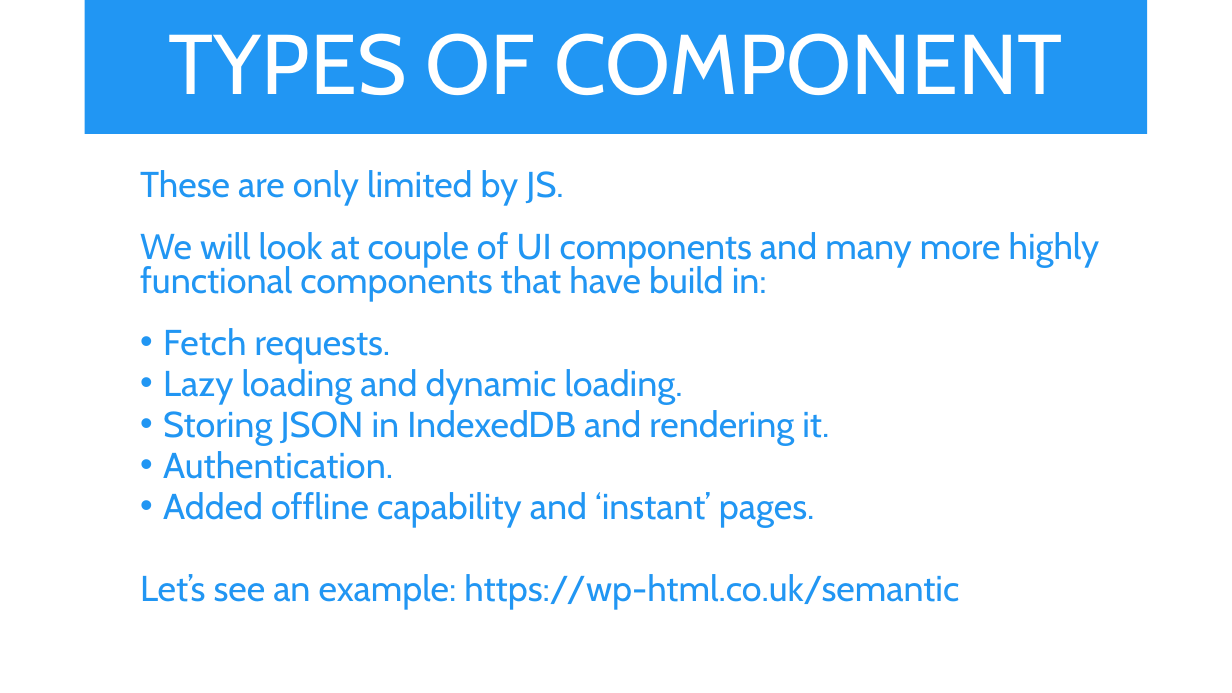
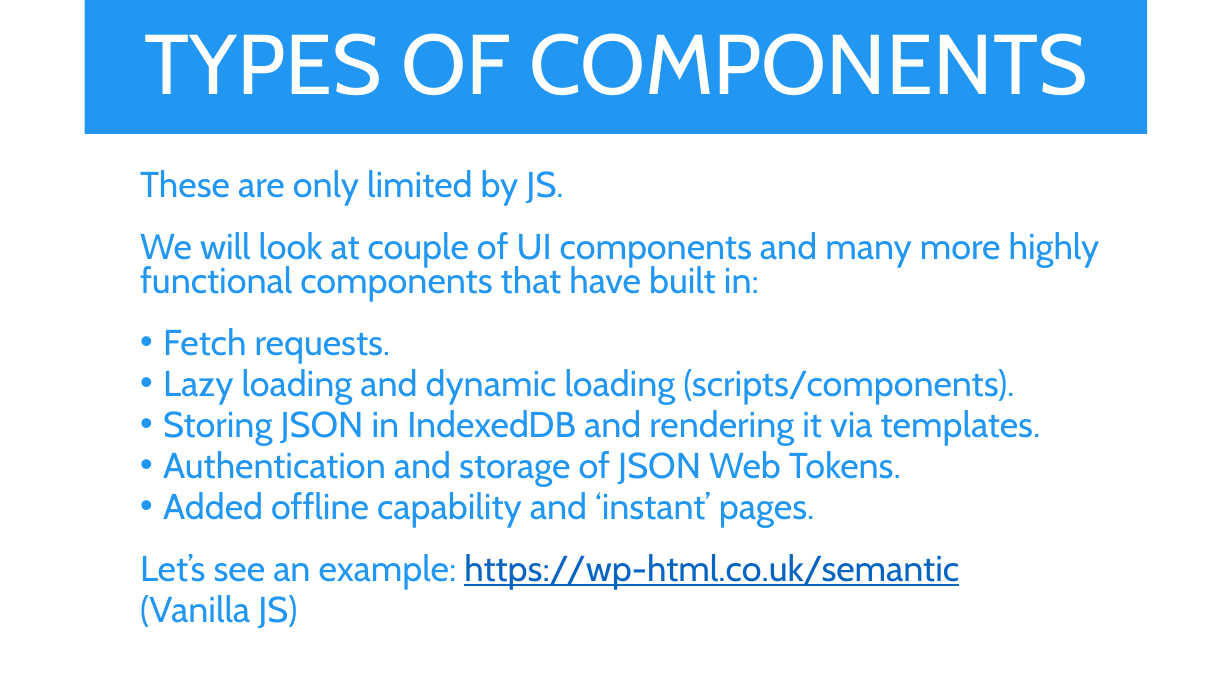
Before and after one commit to iwswordpress/WebComponents, a slide deck: slide 14 of Web-Components.pptx (slide 13 before the commit). Drawn at 1232x693 pixels with LibreOffice and Linux fonts; fonts in the diff are those of the drawing. Boxes give left, top, right and bottom in pixels: in the first picture for what was removed or moved away, otherwise in the second. Text is boxed around its words. In the diff, an @@ line names an element or a change of style, - is before the commit and + after.

```diff
--- a/Web-Components.pptx
+++ b/Web-Components.pptx
@@ title at (144, 33, 1088, 95): text changed @@
-TYPES OF COMPONENT
+TYPES OF COMPONENTS
@@ text at (140, 232, 1100, 302): text changed @@
-  We will look at couple of UI components and many more highly functional components that have build in:
+  We will look at couple of UI components and many more highly functional components that have built in:
@@ text at (163, 369, 1041, 487): text changed @@
-  • Lazy loading and dynamic loading.
-  • Storing JSON in IndexedDB and rendering it.
-  • Authentication.
+  • Lazy loading and dynamic loading (scripts/components).
+  • Storing JSON in IndexedDB and rendering it via templates.
+  • Authentication and storage of JSON Web Tokens.
@@ text at (140, 554, 959, 590): text colour #2196F3 to #0563C1, underline on in "https://wp-html.co.uk/semantic" @@
@@ text at (140, 595, 297, 628): paragraph added @@
+  (Vanilla JS)
```
Also in this commit, not shown: 4 other slides changed, 1 slide added, 52 other files.
